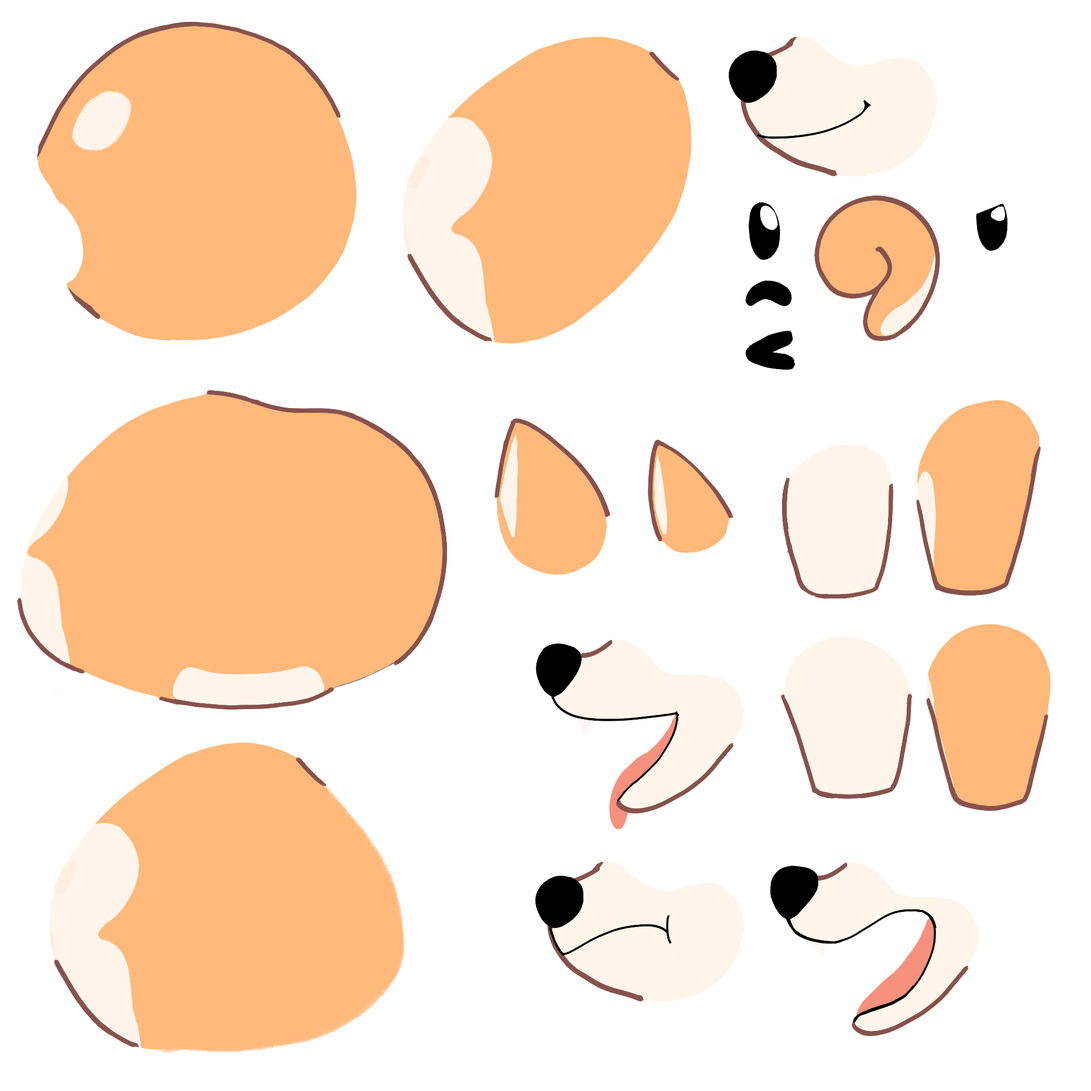
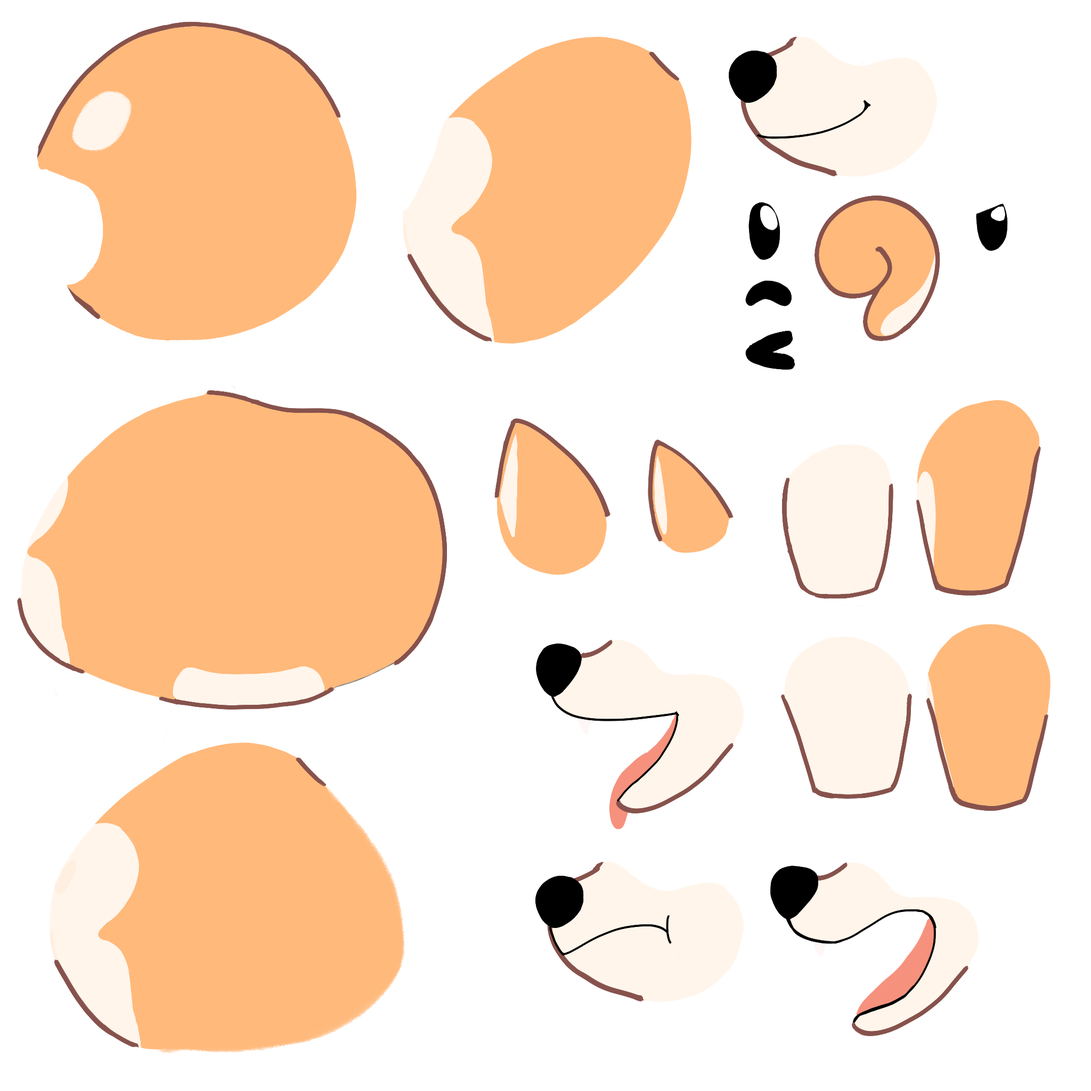
Layers edited between the first and the second 1091×1091 image:
painted on "head" over [left=38, top=166, right=104, bottom=286]
painted on "neck", masked it over [left=402, top=122, right=445, bottom=212]
